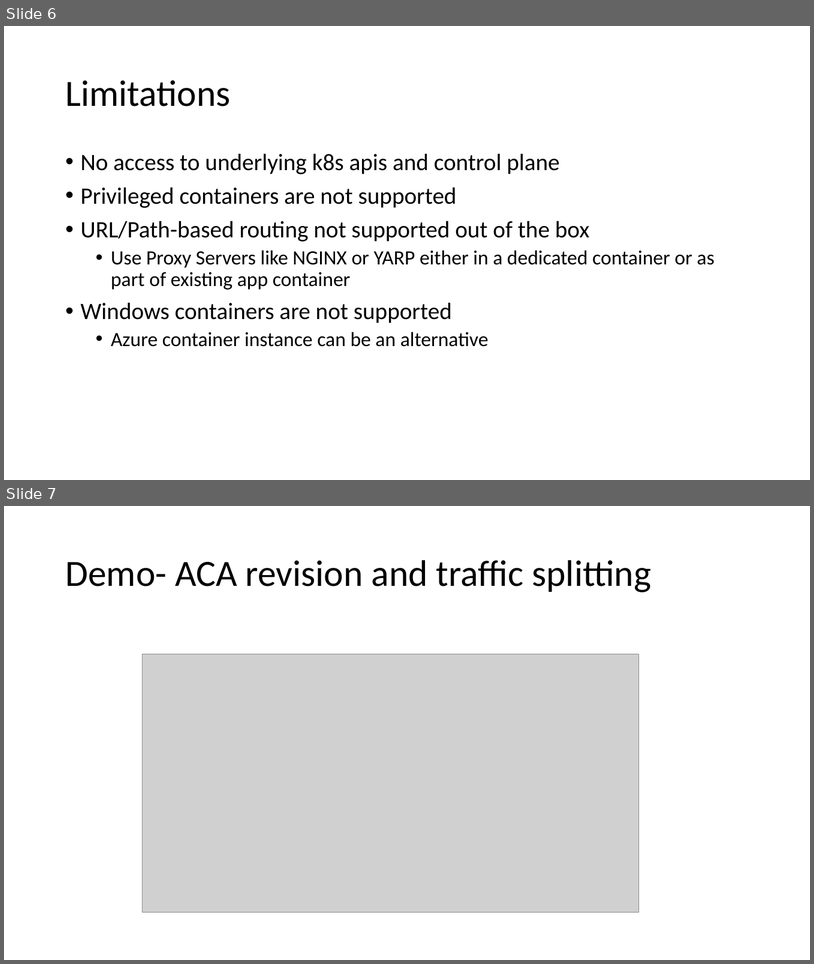
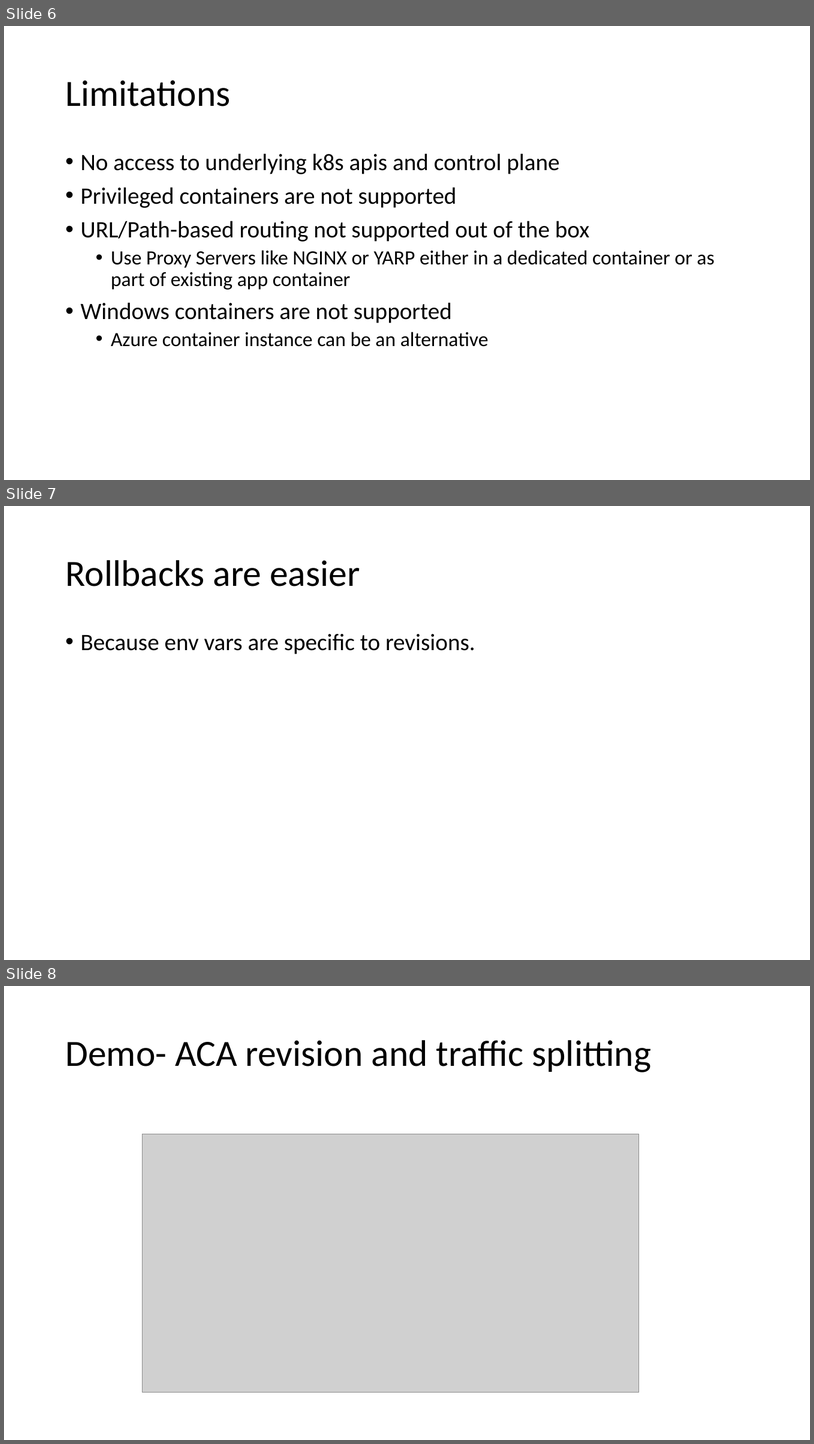
Before and after one commit to cs-samvith/space-app-platform, a slide deck: container-apps.pptx. Shown one above the other, each under a label of ours: slides 6 and 7 before the commit, slides 6, 7 and 8 after it. The pictures are 814x964 and 814x1444 pixels, drawn with LibreOffice and Linux fonts; fonts in the diff are those of the drawing; grey boxes stand for pictures. Boxes give left, top, right and bottom in pixels: in the first picture for what was removed or moved away, otherwise in the second. Text is boxed around its words. In the diff, an @@ line names an element or a change of style, - is before the commit and + after.

```diff
--- a/container-apps.pptx
+++ b/container-apps.pptx
@@ slide 7 added at box(4, 506, 810, 960), background #FFFFFF @@
@@ title added at box(65, 560, 360, 586), 44 pt, text #000000 @@
+Rollbacks are easier
@@ text added at box(81, 634, 476, 654), 28 pt, text #000000 @@
+• Because env vars are specific to revisions.
@@ what was slide 7 is now slide 8 @@
```
Also in this commit, not shown: 3 other files.
